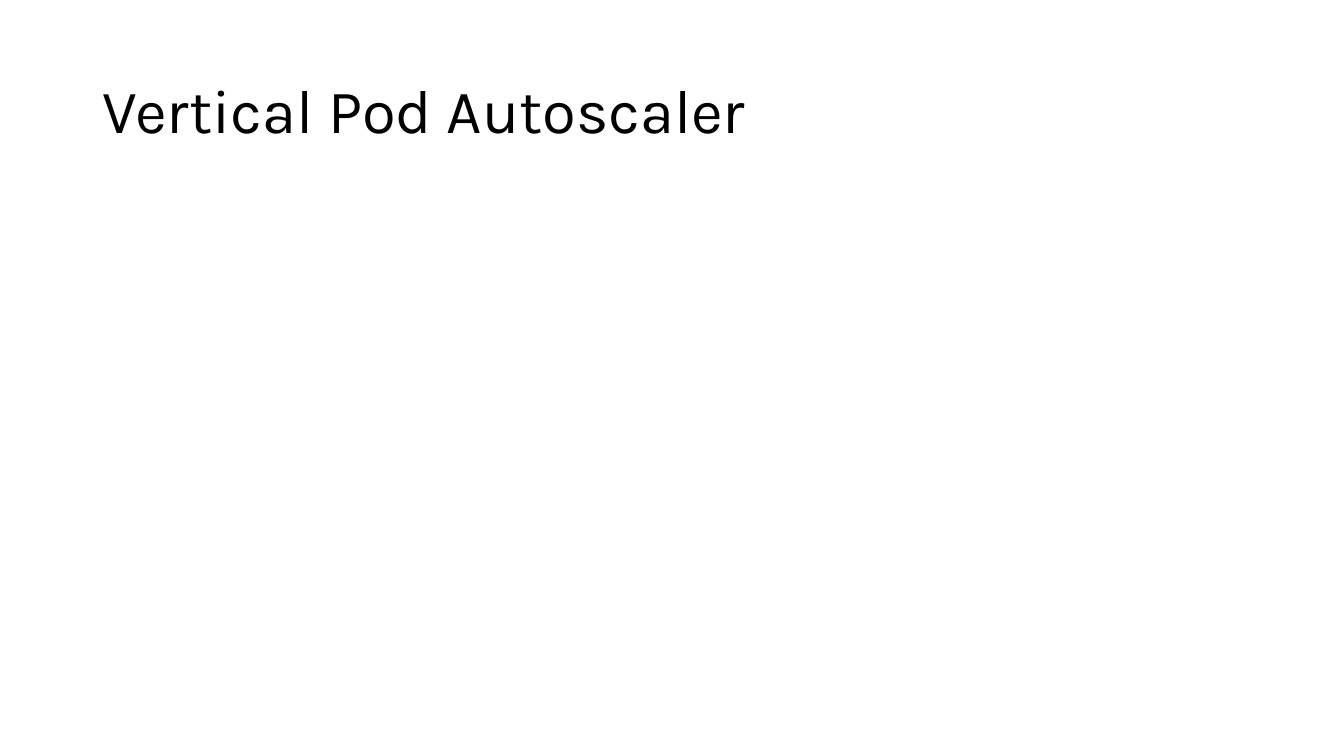
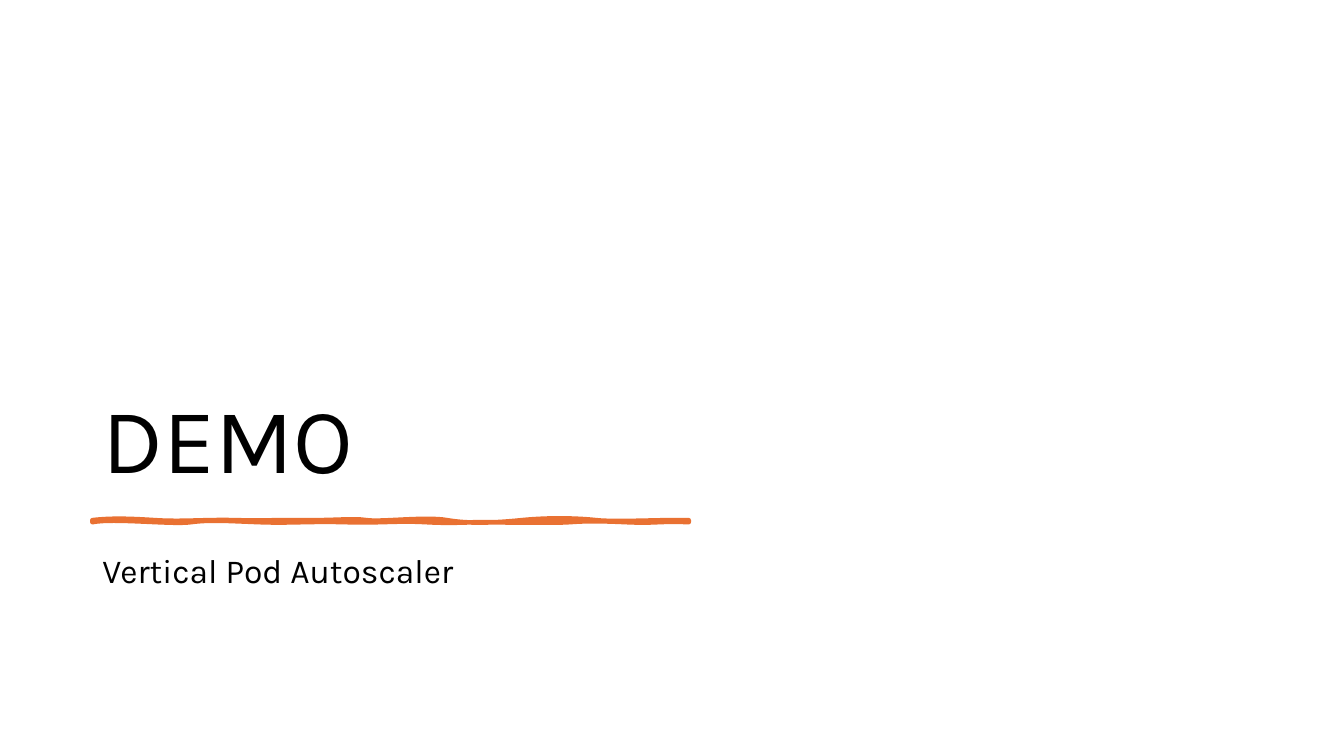
Before and after one commit to fhbilgen/AKSWorkshop, a slide deck: slide 28 of AKS_02_Node_Pools.pptx (slide 21 before the commit). Drawn at 1344x756 pixels with LibreOffice and Linux fonts; fonts in the diff are those of the drawing. Boxes give left, top, right and bottom in pixels: in the first picture for what was removed or moved away, otherwise in the second. Text is boxed around its words. In the diff, an @@ line names an element or a change of style, - is before the commit and + after.

```diff
--- a/AKS_02_Node_Pools.pptx
+++ b/AKS_02_Node_Pools.pptx
@@ title added at <box>102,414,353,474</box>, 66 pt, text #000000 @@
+DEMO
@@ freeform shape added at <box>93,520,690,522</box>, fill #E97132, outline #E97132 3.25 pt @@
@@ text "Vertical Pod Autoscaler": place and size @@
-text "Vertical Pod Autoscaler" at <box>102,90,745,134</box>
+text "Vertical Pod Autoscaler" at <box>102,560,453,584</box>
@@ text "Vertical Pod Autoscaler" at <box>102,560,453,584</box>: size 44 to 24 pt; more space between paragraphs; vertical alignment middle to top @@
```
Also in this commit, not shown: 8 slides added, 7 other files.
